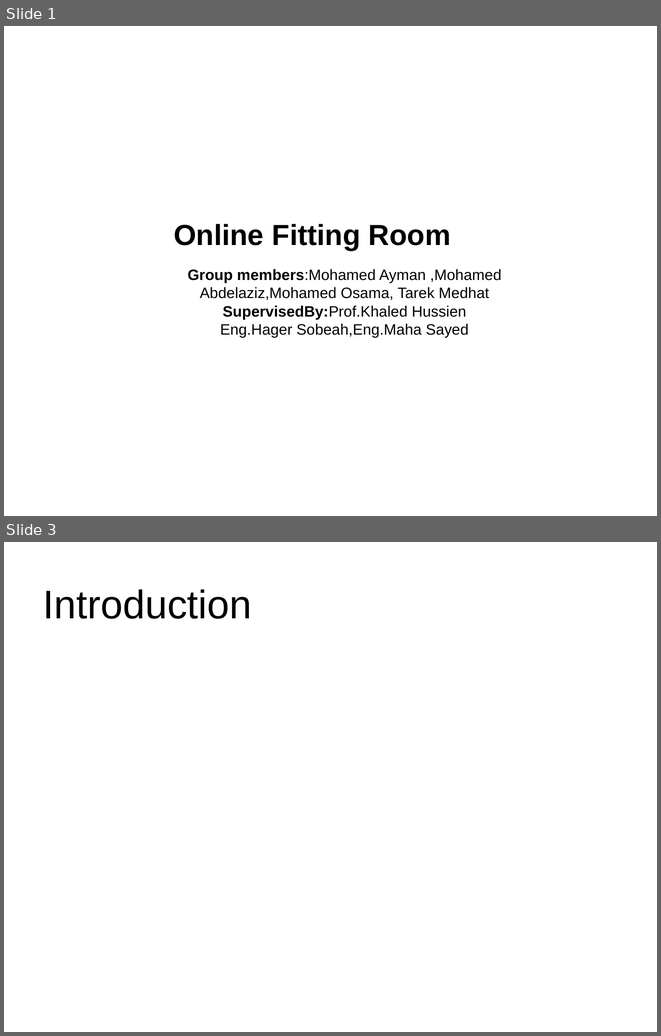
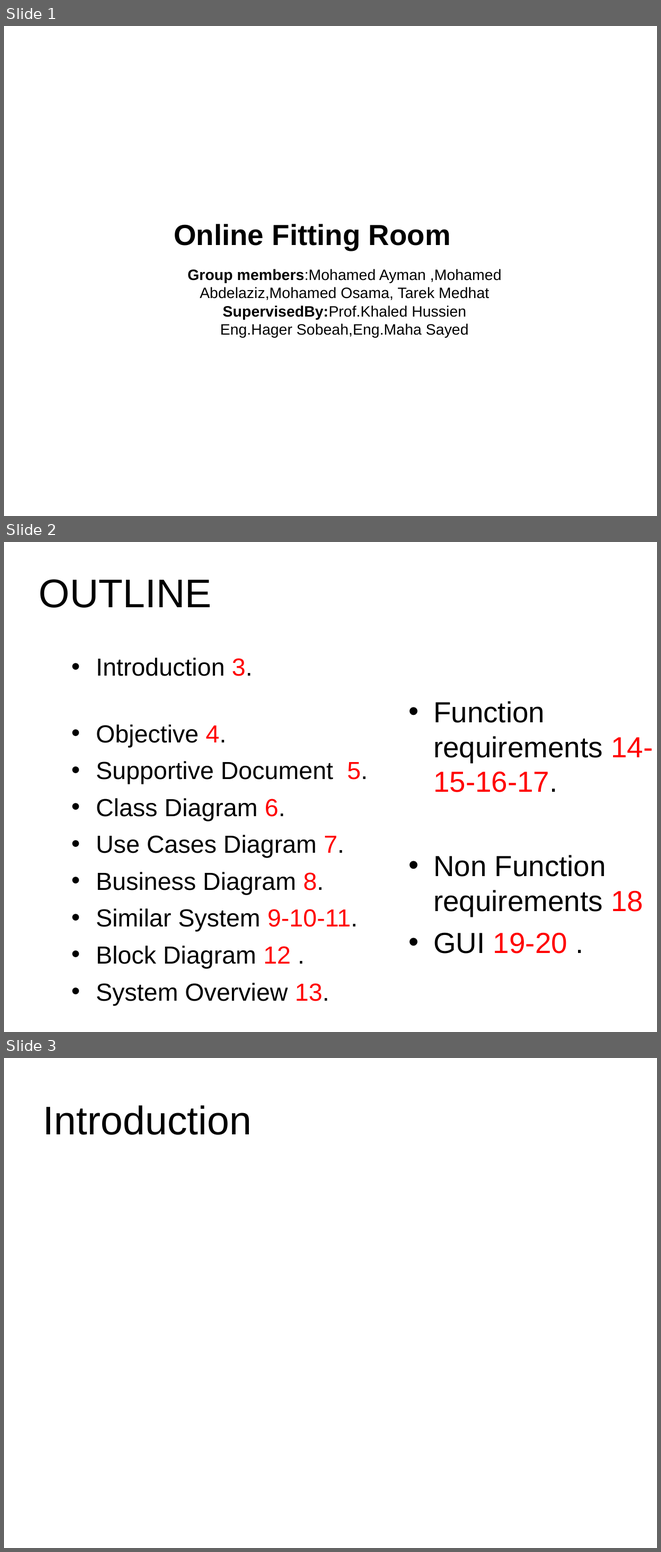
Before and after one commit to tarek-halaby/graduation_project, a slide deck: SRS presentation.ppt. Shown one above the other, each under a label of ours: slides 1 and 3 before the commit, slides 1, 2 and 3 after it; the slides between them are not shown. The pictures are 661x1036 and 661x1552 pixels, drawn with LibreOffice and Linux fonts; fonts in the diff are those of the drawing; background and template pictures are left out. Boxes give left, top, right and bottom in pixels: in the first picture for what was removed or moved away, otherwise in the second. Text is boxed around its words. In the diff, an @@ line names an element or a change of style, - is before the commit and + after.

```diff
--- a/SRS presentation.ppt
+++ b/SRS presentation.ppt
@@ slide 2 added at box(4, 542, 657, 1032), background picture (left out) @@
@@ title added at box(39, 579, 212, 608), 44 pt, text #000000 @@
+OUTLINE
@@ text added at box(96, 658, 368, 1005), 27.2 pt, text #000000 @@
+• Introduction 3.
+• Objective 4.
+• Supportive Document 5.
+• Class Diagram 6.
+• Use Cases Diagram 7.
+• Business Diagram 8.
+• Similar System 9-10-11.
+• Block Diagram 12 .
+• System Overview 13.
@@ text added at box(433, 701, 653, 953), 32 pt, text #000000 @@
+• Function requirements 14-15-16-17.
+• Non Function requirements 18
+• GUI 19-20 .
```
Also in this commit, not shown: 7 slides changed, 3 other slides added, 2 slides removed.
